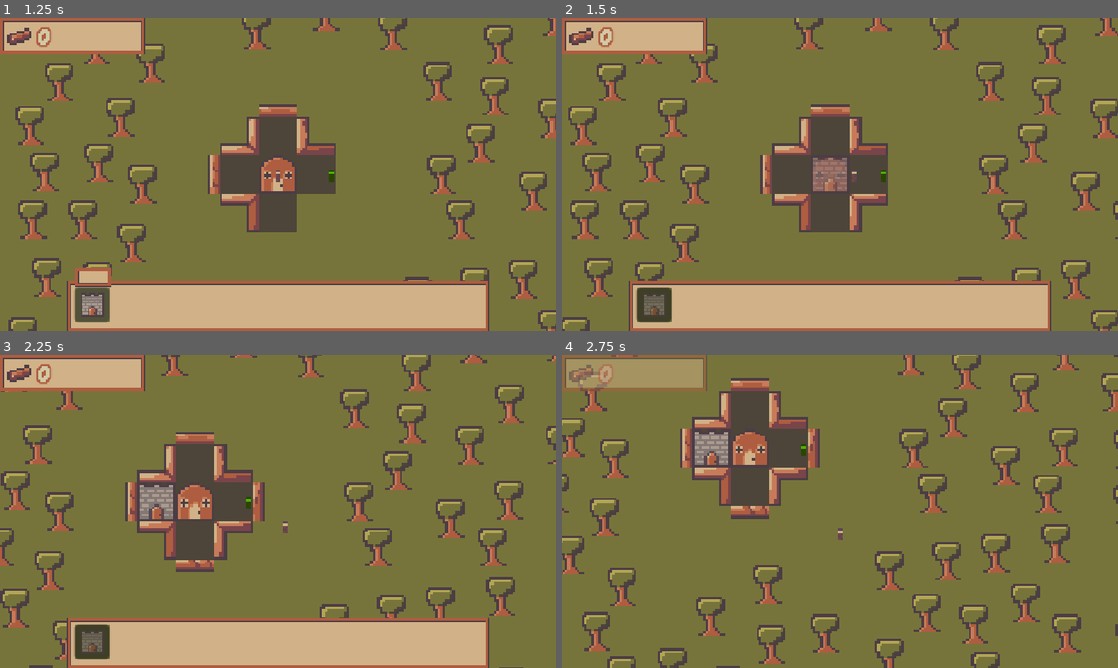
Above: before the commit, frames 1-4 (two rows, left to right).
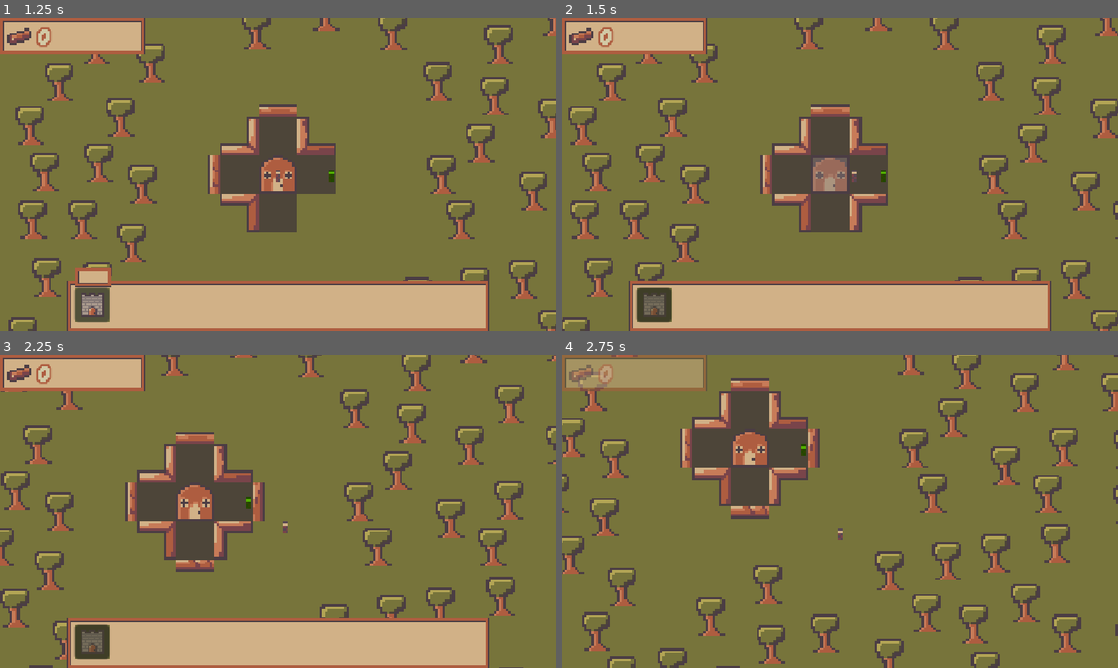
Above: after the commit, the same moments.

Repository: jacksonmist/DeforestStation
Game: Godot game, scene res://Scenes/Root.tscn
Two runs of this game, one before a commit and one after it. Both use one fixed random seed, a clock stepped at 60 frames per second and the inputs below.
Inputs (mouse positions are in pixels of both pictures, inside the frame that each line leads up to):
- Up to frame 1 (1.25 s): click (94, 305) at 0.5 s
- Up to frame 2 (1.5 s): move the mouse to (840, 174) at 1.27 s; press the mouse at (840, 174) at 1.28 s; hold D (Right) from 1.28 s (still down)
- Up to frame 3 (2.25 s): move the mouse to (166, 527) at 2.02 s; release D (Right) at 2.03 s; release the mouse at (166, 527) at 2.03 s; hold S (Down) from 2.03 s (still down); click (166, 527) at 2.1 s
- Up to frame 4 (2.75 s): keep holding S (Down)

Frame 1 is identical in both runs. In frame 2, 0.1% of the frame differs, in the area x 45-52%, y 44-56%; in frame 3, 0.6%, in the area x 25-32%, y 41-53%; in frame 4, 0.6%.

Commit message:
Added building placement

Diff:
--- a/Scenes/barracks.tscn
+++ b/Scenes/barracks.tscn
@@ -10,7 +10,7 @@
 script = ExtResource("1_coeoc")
 texture = ExtResource("2_3p7p4")
 health = 20.0
-purchase_cost = 20
+purchase_cost = 1
 metadata/_custom_type_script = "uid://j4q133l8rdcj"
 
 [node name="CollisionShape2D" type="CollisionShape2D" parent="." unique_id=708572482]
--- a/Scripts/player.gd
+++ b/Scripts/player.gd
@@ -10,13 +10,10 @@
 func _ready() -> void:
 	super()
 	area_entered.connect(_on_area_entered)
-	wood_amount = 0
-	structure_manager.update_player_wood(wood_amount)
 
 func _on_area_entered(body):
 	if body is Wood:
 		body.collect(self)
 
 func add_wood(amount: int):
-	wood_amount += amount
-	structure_manager.update_player_wood(wood_amount)
+	structure_manager.change_wood(amount)
--- a/Scripts/structure_manager.gd
+++ b/Scripts/structure_manager.gd
@@ -35,6 +35,8 @@
 	area_exited.connect(_player_exited)
 	selection.visible = false
 	UiManager.set_structure_manager(self)
+	wood_amount = 0
+	UiManager.set_wood_amount(wood_amount)
 
 func _process(delta: float) -> void:
 	if is_build_mode:
@@ -59,8 +61,12 @@
 			var clicked_building = structures[mouse_cell]
 		elif selected_structure and not structures.has(mouse_cell):
 			add_child(cached_instance)
-			cached_instance.position = (mouse_cell - Vector2i(24, 24)) * 16
+			var cell = mouse_cell - Vector2i(24, 24)
+			cached_instance.position = (cell * 16)
 			cached_instance.set_active(true)
+			structures[cell] = cached_instance
+			change_wood(-cached_instance.purchase_cost)
+			cached_instance = null
 			select_structure(structures_enum.empty)
 
 func _player_entered(body):
@@ -83,6 +89,8 @@
 	station_cells = dict_ref
 
 func select_structure(type: structures_enum):
+	if cached_instance:
+		cached_instance.queue_free()
 	cached_instance = null
 	match type:
 		structures_enum.empty:
@@ -94,21 +102,18 @@
 
 	if selected_structure:
 		cached_instance = selected_structure.instantiate()
+		if cached_instance.purchase_cost > wood_amount:
+			cached_instance.queue_free()
+			cached_instance = null
+			selected_structure = null
+			return
 		selected_structure_sprite.texture = cached_instance.texture
 	else:
 		selected_structure_sprite.texture = null
 
-func calculate_total_wood():
-	wood_amount = other_wood_amount + player_wood_amount
+func change_wood(amount: int):
+	wood_amount += amount
 	UiManager.set_wood_amount(wood_amount)
-
-func add_other_wood(amount: int):
-	other_wood_amount += amount
-	calculate_total_wood()
-
-func update_player_wood(amount: int):
-	player_wood_amount = amount
-	calculate_total_wood()
 
 func get_selected_structure() -> PackedScene:
 	return selected_structure
